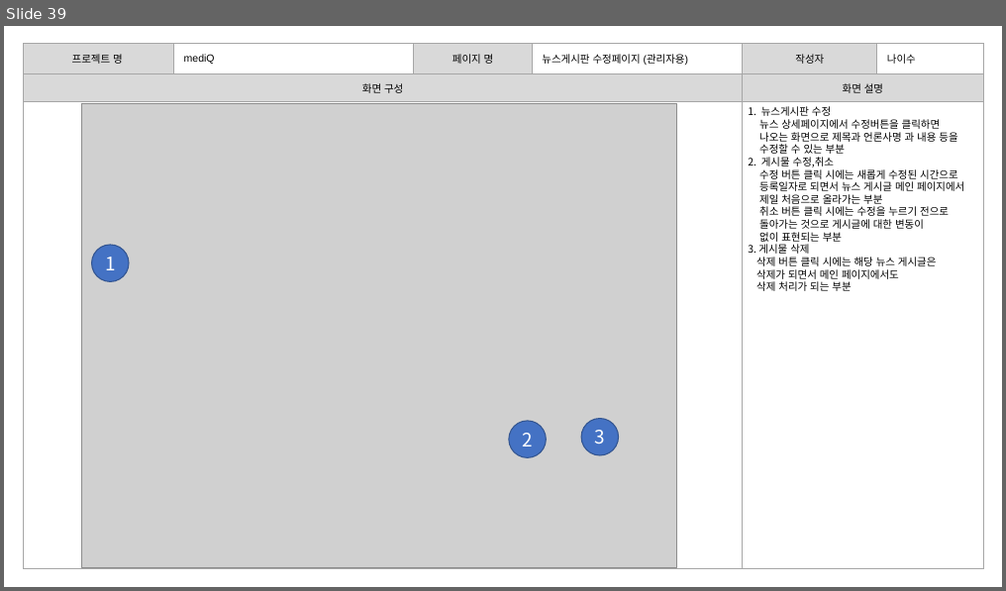
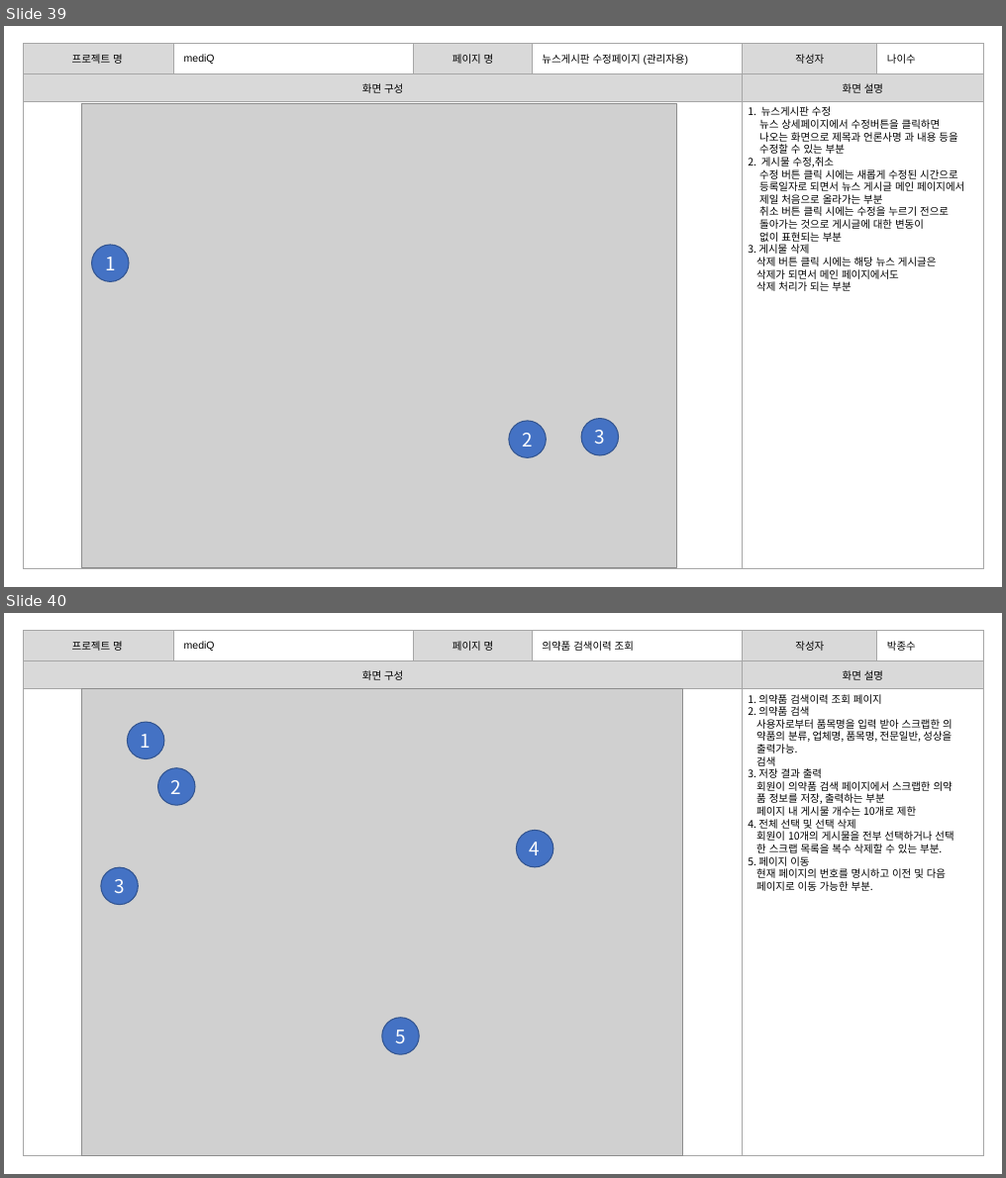
Before and after one commit to burnyst/mediQ, a slide deck: doc/0빅데이터분석프로젝트(공용)/[06] 스토리보드.pptx. Shown one above the other, each under a label of ours: slide 39 before the commit, slides 39 and 40 after it. The pictures are 1006x591 and 1006x1178 pixels, drawn with LibreOffice and Linux fonts; fonts in the diff are those of the drawing; grey boxes stand for pictures. Boxes give left, top, right and bottom in pixels: in the first picture for what was removed or moved away, otherwise in the second. Text is boxed around its words. In the diff, an @@ line names an element or a change of style, - is before the commit and + after.

```diff
--- a/doc/0빅데이터분석프로젝트(공용)/[06] 스토리보드.pptx
+++ b/doc/0빅데이터분석프로젝트(공용)/[06] 스토리보드.pptx
@@ slide 40 added at <box>4,613,1002,1174</box>, background #FFFFFF @@
@@ table added at <box>24,630,983,684</box>, 1 rows, 6 columns @@
+프로젝트 명 | mediQ | 페이지 명 | 의약품 검색이력 조회 | 작성자 | 박종수
@@ table added at <box>24,662,984,1156</box>, 2 rows, 2 columns @@
+화면 구성 | 화면 설명
+ | 
@@ picture added at <box>81,689,682,1156</box> @@
@@ text added at <box>747,694,953,891</box>, 10 pt, text #000000 @@
+1. 의약품 검색이력 조회 페이지
+2. 의약품 검색
+사용자로부터 품목명을 입력 받아 스크랩한 의
+약품의 분류, 업체명, 품목명, 전문일반, 성상을
+출력가능.
+검색
+3. 저장 결과 출력
+회원이 의약품 검색 페이지에서 스크랩한 의약
+품 정보를 저장, 출력하는 부분
+페이지 내 게시물 개수는 10개로 제한
+4. 전체 선택 및 선택 삭제
+회원이 10개의 게시물을 전부 선택하거나 선택
+한 스크랩 목록을 복수 삭제할 수 있는 부분.
+5. 페이지 이동
+현재 페이지의 번호를 명시하고 이전 및 다음
+페이지로 이동 가능한 부분.
@@ ellipse added at <box>128,722,165,760</box>, fill #4472C4, outline #325491 1 pt, 18 pt, text #FFFFFF @@
+1
@@ ellipse added at <box>158,768,196,805</box>, fill #4472C4, outline #325491 1 pt, 18 pt, text #FFFFFF @@
+2
@@ ellipse added at <box>516,830,553,867</box>, fill #4472C4, outline #325491 1 pt, 18 pt, text #FFFFFF @@
+4
@@ ellipse added at <box>101,867,138,905</box>, fill #4472C4, outline #325491 1 pt, 18 pt, text #FFFFFF @@
+3
@@ ellipse added at <box>382,1018,420,1056</box>, fill #4472C4, outline #325491 1 pt, 18 pt, text #FFFFFF @@
+5
```
Also in this commit, not shown: 5 other slides added, 1 slide removed.
